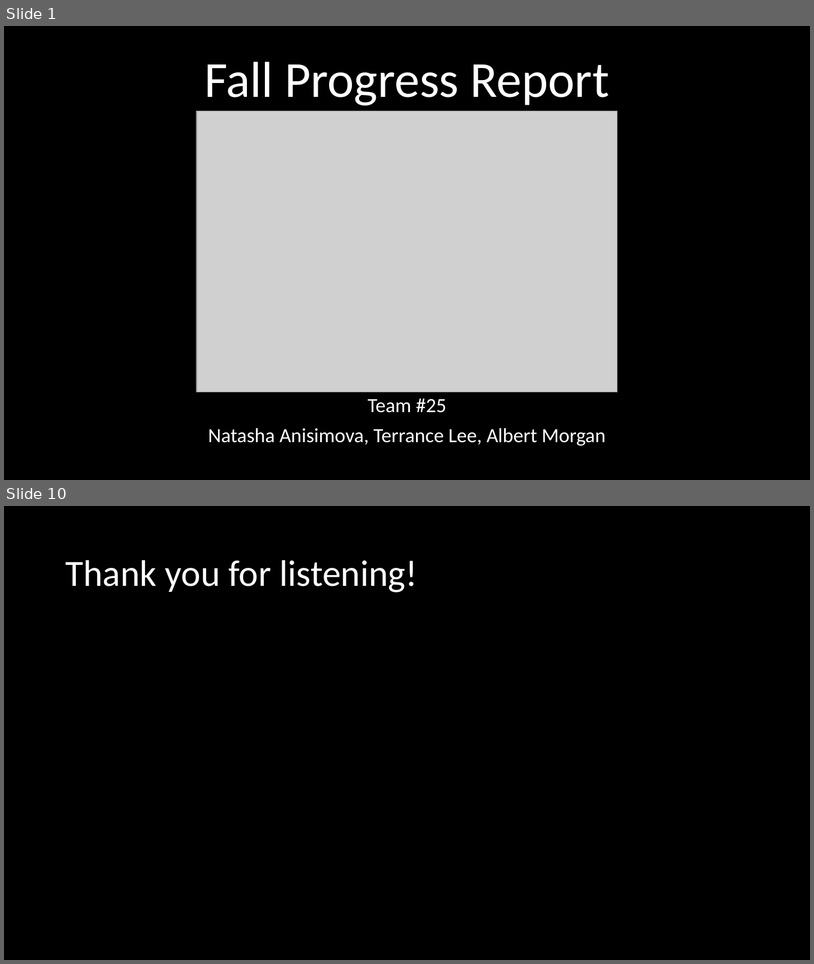
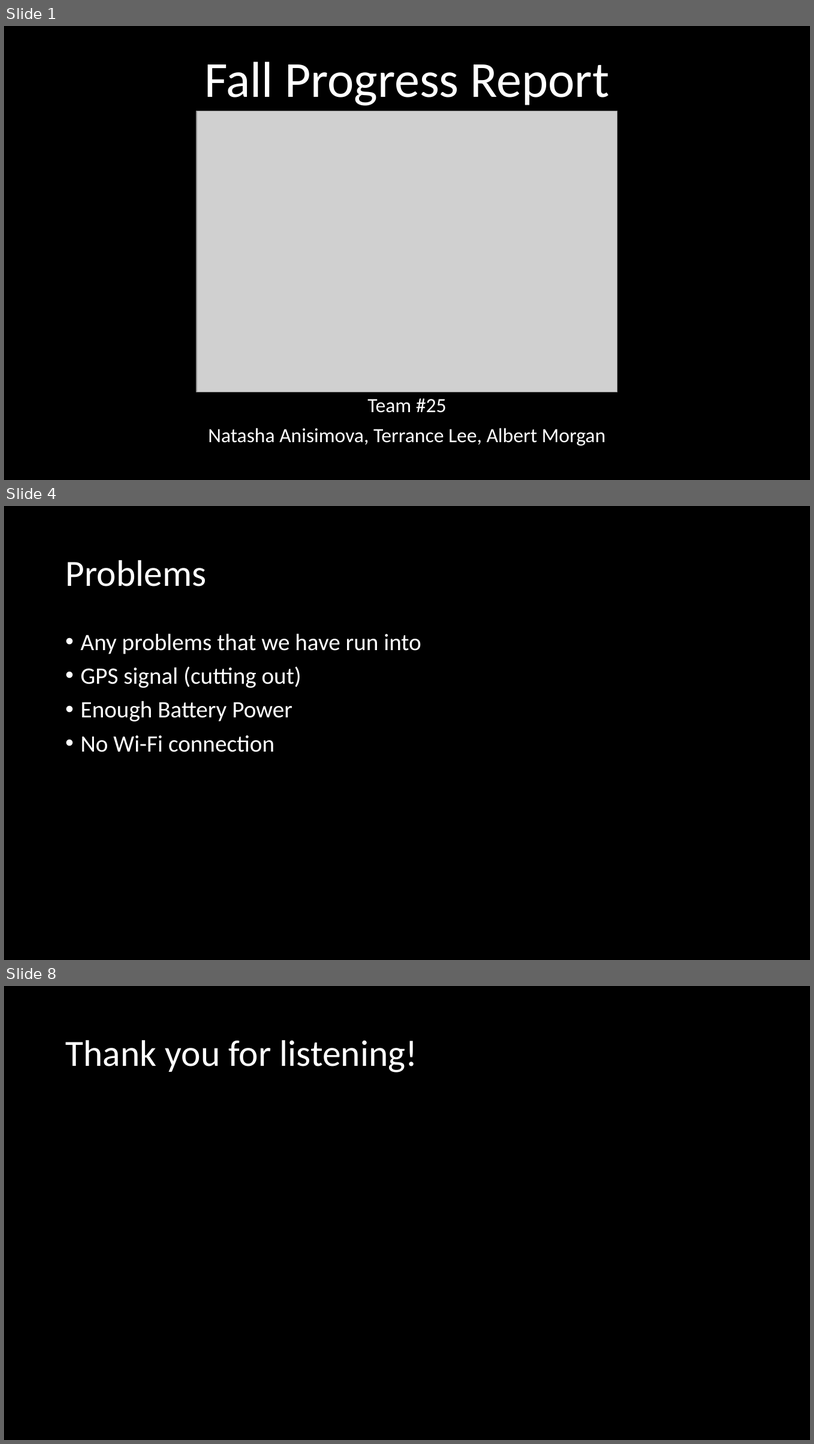
Before and after one commit to 100k-rocketry/groundstation, a slide deck: doc/presentations/FallProgressReport.pptx. Shown one above the other, each under a label of ours: slides 1 and 10 before the commit, slides 1, 4 and 8 after it; the slides between them are not shown. The pictures are 814x964 and 814x1444 pixels, drawn with LibreOffice and Linux fonts; fonts in the diff are those of the drawing; grey boxes stand for pictures. Boxes give left, top, right and bottom in pixels: in the first picture for what was removed or moved away, otherwise in the second. Text is boxed around its words. In the diff, an @@ line names an element or a change of style, - is before the commit and + after.

```diff
--- a/doc/presentations/FallProgressReport.pptx
+++ b/doc/presentations/FallProgressReport.pptx
@@ slide 4 added at [4, 506, 810, 960], background #000000 @@
@@ title added at [65, 560, 206, 586], 44 pt, text #FFFFFF @@
+Problems
@@ text added at [81, 633, 422, 752], 28 pt, text #FFFFFF @@
+• Any problems that we have run into
+• GPS signal (cutting out)
+• Enough Battery Power
+• No Wi-Fi connection
@@ what was slide 10 is now slide 8 @@
```
Also in this commit, not shown: 1 slide changed, 4 other slides added, 7 slides removed.
